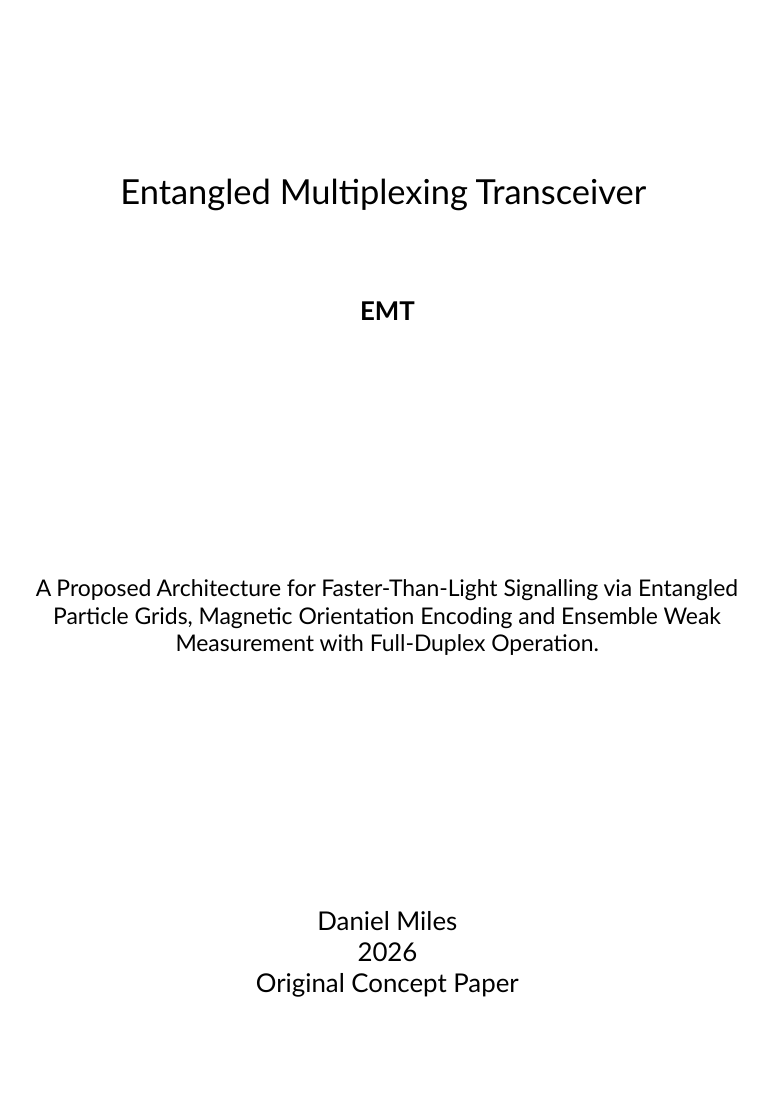
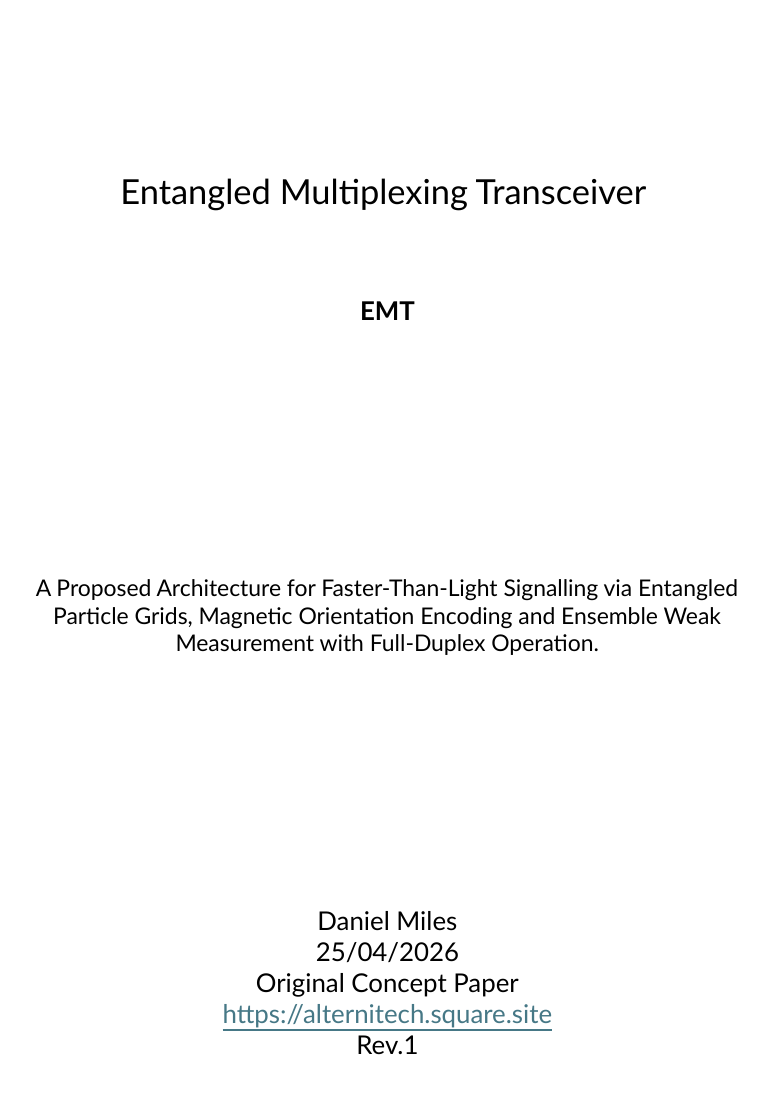
Before and after one commit to DansDesigns/EMT, a slide deck: slide 1 of QuantumEntangledMultiplexingTranceiver.pptx. Drawn at 775x1120 pixels with LibreOffice and Linux fonts; fonts in the diff are those of the drawing. Boxes give left, top, right and bottom in pixels: in the first picture for what was removed or moved away, otherwise in the second. Text is boxed around its words. In the diff, an @@ line names an element or a change of style, - is before the commit and + after.

```diff
--- a/QuantumEntangledMultiplexingTranceiver.pptx
+++ b/QuantumEntangledMultiplexingTranceiver.pptx
@@ text at (316,942,459,962): text changed @@
-2026
+25/04/2026
@@ text at (223,1004,553,1054): paragraphs added @@
+https://alternitech.square.site
+Rev.1
```
Also in this commit, not shown: 14 other slides changed.
